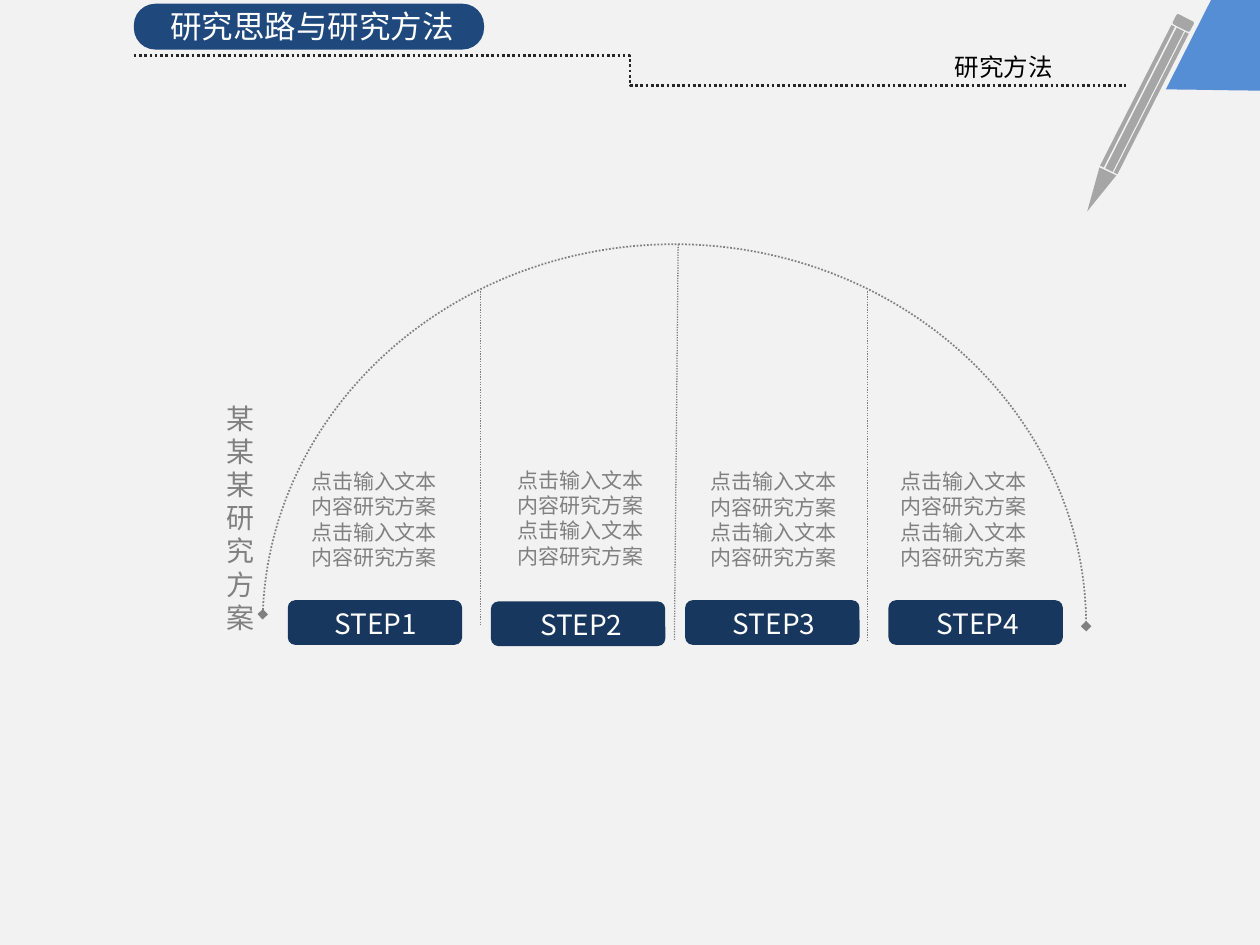
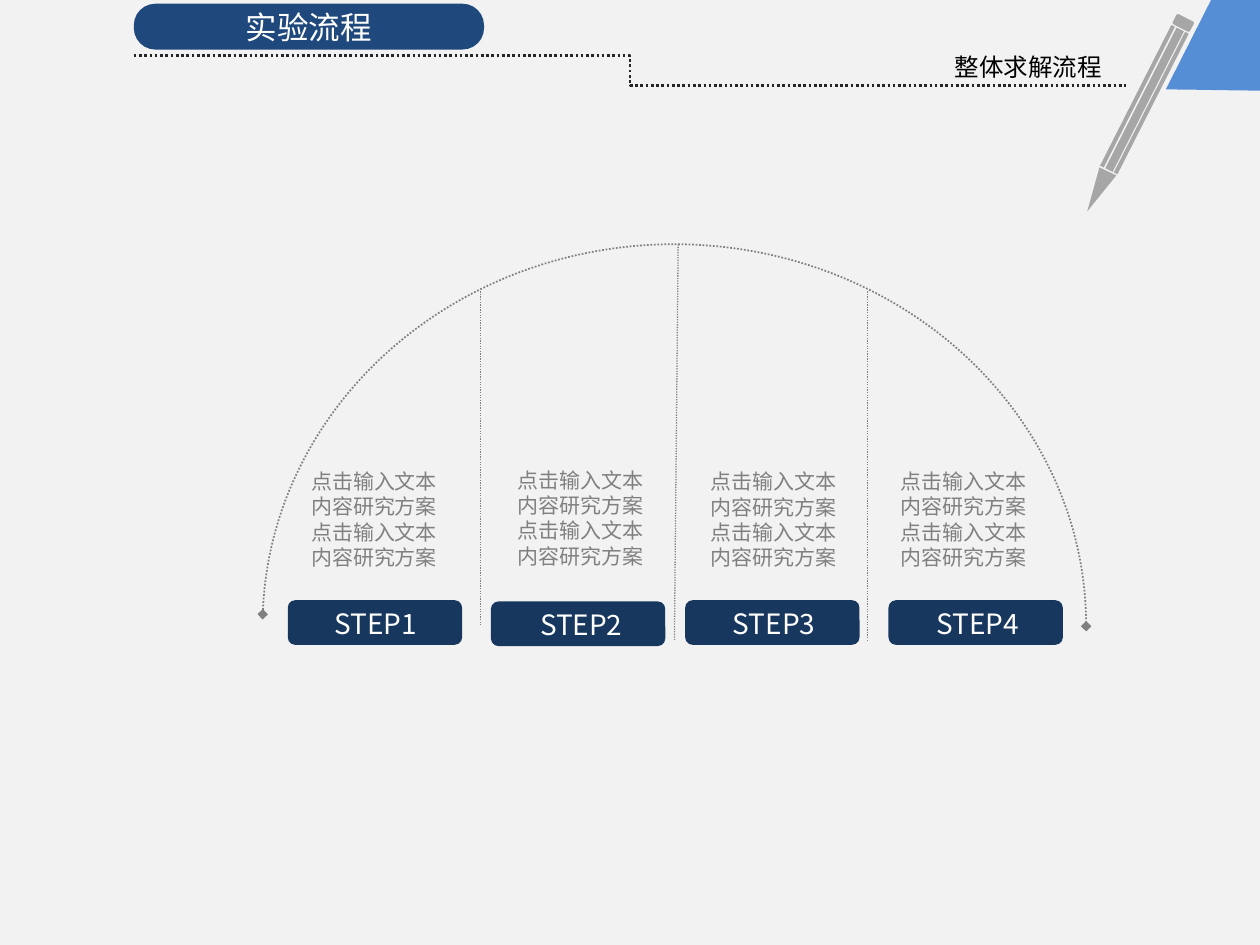
Before and after one commit to KrisCheng/GraduationDesign, a slide deck: slide 15 of FinalPaper/毕业答辩.pptx (slide 10 before the commit). Drawn at 1260x945 pixels with LibreOffice and Linux fonts; fonts in the diff are those of the drawing. Boxes give left, top, right and bottom in pixels: in the first picture for what was removed or moved away, otherwise in the second. Text is boxed around its words. In the diff, an @@ line names an element or a change of style, - is before the commit and + after.

Commit message:
1.完成ppt整体框架（40%）;

```diff
--- a/FinalPaper/毕业答辩.pptx
+++ b/FinalPaper/毕业答辩.pptx
@@ text removed at (170, 11, 454, 41) @@
-研究思路与研究方法
@@ text in rounded rectangle at (246, 12, 372, 42): text added @@
+实验流程
@@ text at (955, 55, 1102, 78): text changed @@
-研究方法
+整体求解流程
@@ text removed at (227, 405, 255, 630) @@
-某某某研究方案
```
Also in this commit, not shown: 6 other slides changed, 10 slides added, 8 slides removed, 1 other file.
